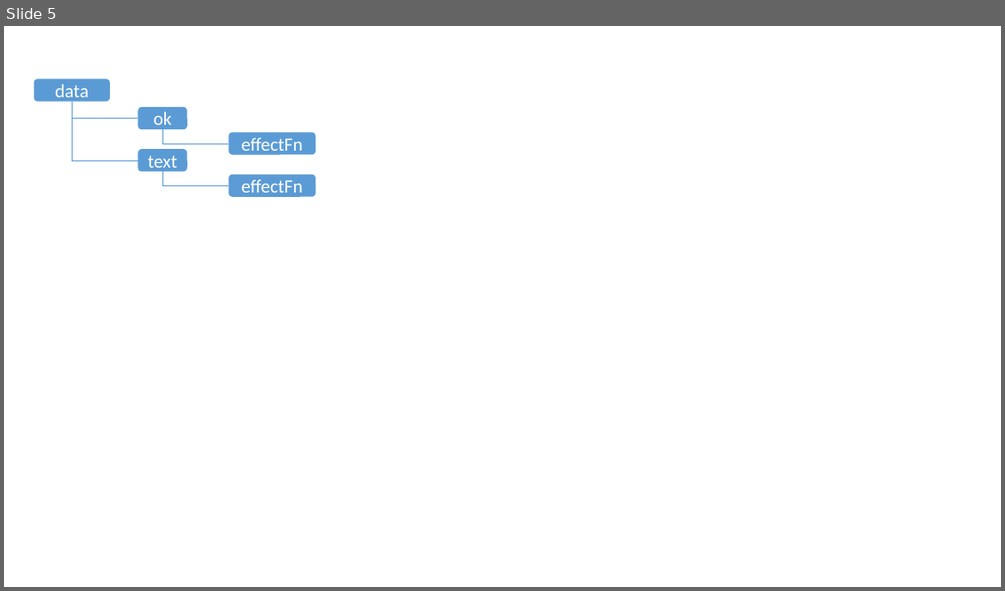
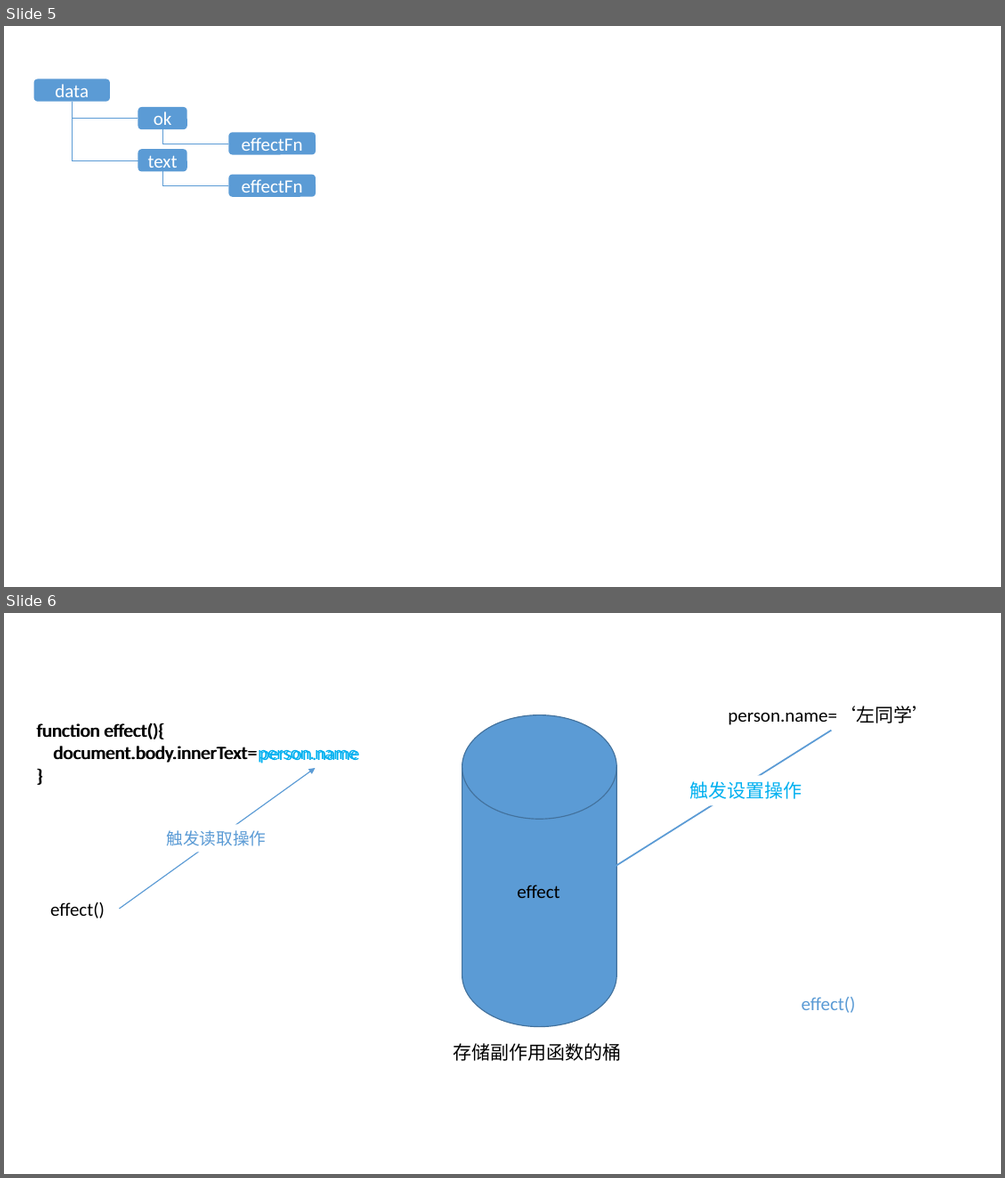
Before and after one commit to zuogl/zNote, a slide deck: img.pptx. Shown one above the other, each under a label of ours: slide 5 before the commit, slides 5 and 6 after it. The pictures are 1005x591 and 1005x1178 pixels, drawn with LibreOffice and Linux fonts; fonts in the diff are those of the drawing. Boxes give left, top, right and bottom in pixels: in the first picture for what was removed or moved away, otherwise in the second. Text is boxed around its words. In the diff, an @@ line names an element or a change of style, - is before the commit and + after.

```diff
--- a/img.pptx
+++ b/img.pptx
@@ slide 6 added at <box>4,613,1001,1174</box>, background #FFFFFF @@
@@ cylinder added at <box>462,714,617,1027</box>, fill #5B9BD5, outline #43739E 1 pt @@
@@ text added at <box>728,706,930,725</box>, 18 pt, text #000000 @@
+person.name=‘左同学’
@@ text added at <box>36,722,256,763</box>, 18 pt, text #000000 @@
+function effect(){
+document.body.innerText=
+}
@@ arrow added from (831, 730) to (575, 892), #5B9BD5 1.5 pt @@
@@ arrow added from (119, 908) to (316, 768), #5B9BD5 1 pt @@
@@ text added at <box>257,749,358,763</box>, 18 pt, text #00B0F0 @@
+person.name
@@ text added at <box>259,749,359,763</box>, 18 pt, text #000000 @@
+function effect(){
+document.body.innerText=person.name
+}
@@ text added at <box>689,781,801,799</box>, 18 pt, text #00B0F0 @@
+触发设置操作
@@ text added at <box>167,830,267,846</box>, 16 pt, text #5B9BD5 @@
+触发读取操作
@@ text added at <box>50,902,105,918</box>, 18 pt, text #000000 @@
+effect()
@@ text added at <box>517,884,559,898</box>, 18 pt, text #000000 @@
+effect
@@ text added at <box>801,997,856,1013</box>, 18 pt, text #5B9BD5 @@
+effect()
@@ text added at <box>453,1043,622,1061</box>, 18 pt, text #000000 @@
+存储副作用函数的桶
```
Also in this commit, not shown: 1 slide changed, 2 other slides added, 2 other files.
